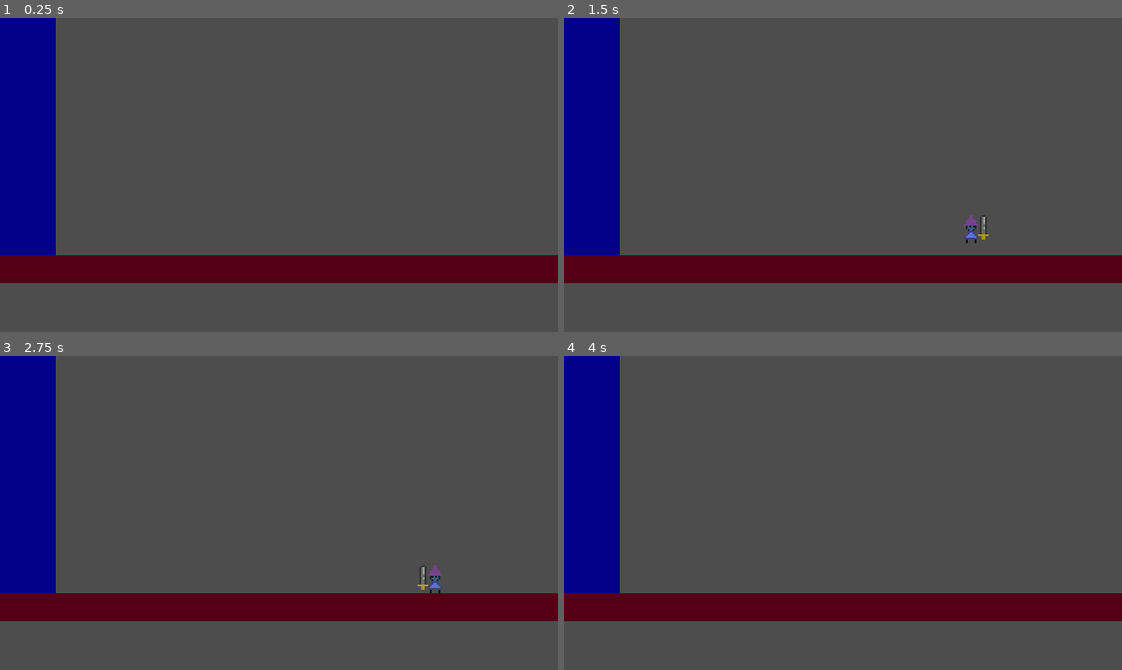
Above: before the commit, frames 1-4 (two rows, left to right).
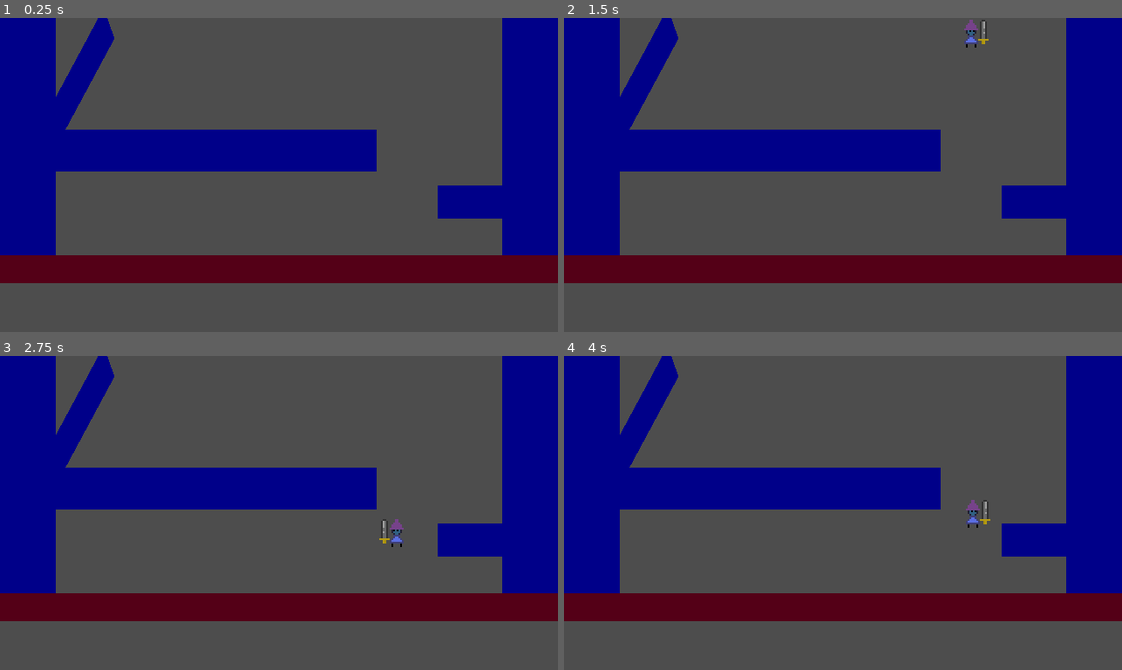
Above: after the commit, the same moments.

Repository: Vetle-Dyngeland/godot_platformer
Game: Godot game, scene res://scenes/world.tscn
Two runs of this game, one before a commit and one after it. Both use one fixed random seed, a clock stepped at 60 frames per second and the inputs below.
Inputs:
- Up to frame 1 (0.25 s): no input
- Up to frame 2 (1.5 s): tap Enter at 0.5 s; hold Right (move_right) from 0.53 s (still down); tap X (attack) at 0.6 s; tap C (jump) at 0.77, 0.8, 1.07, 1.35 s
- Up to frame 3 (2.75 s): tap C (jump) at 1.52, 1.82, 2.3 s; tap X (attack) at 1.55, 2.1 s; release Right (move_right) at 2.03 s; hold Left (move_left) from 2.03 s (still down)
- Up to frame 4 (4 s): release Left (move_left) at 2.78 s; hold Right (move_right) from 2.78 s (still down); tap X (attack) at 2.85 s; tap C (jump) at 3.02, 3.32, 3.6, 3.77 s

The runs differ from the first frame. In frame 1, 18% of the frame differs, in the area x 10-100%, y 0-76%; in frame 2, 18%; in frame 3, 18%; in frame 4, 18%.

Commit message:
player stuffs

Diff:
--- a/scenes/sword.tscn
+++ b/scenes/sword.tscn
@@ -66,6 +66,9 @@
 "sword_attack": SubResource("Animation_fjmy3")
 }
 
+[sub_resource type="RectangleShape2D" id="RectangleShape2D_5pq0p"]
+size = Vector2(4, 15)
+
 [node name="Sword" type="Sprite2D"]
 texture = ExtResource("1_b7ve0")
 script = ExtResource("2_bgwyc")
@@ -74,3 +77,9 @@
 libraries = {
 "weapons": SubResource("AnimationLibrary_qh38j")
 }
+
+[node name="Area2D" type="Area2D" parent="."]
+
+[node name="CollisionShape2D" type="CollisionShape2D" parent="Area2D"]
+position = Vector2(0, 0.5)
+shape = SubResource("RectangleShape2D_5pq0p")
--- a/scenes/world.tscn
+++ b/scenes/world.tscn
@@ -28,5 +28,57 @@
 position = Vector2(160, 136)
 polygon = PackedVector2Array(-128, -136, -128, 0, -160, 0, -160, -136)
 
+[node name="Roof2" type="StaticBody2D" parent="Environment"]
+position = Vector2(72, 0)
+rotation = 2.06442
+scale = Vector2(0.414729, 0.769093)
+skew = 0.72993
+
+[node name="Polygon2D" type="Polygon2D" parent="Environment/Roof2"]
+position = Vector2(160, 136)
+color = Color(0, 0, 0.54, 1)
+polygon = PackedVector2Array(56, -136, 56, -112, -128, -112, -128, -136)
+
+[node name="CollisionPolygon2D" type="CollisionPolygon2D" parent="Environment/Roof2"]
+position = Vector2(160, 136)
+polygon = PackedVector2Array(56, -136, 56, -112, -128, -112, -128, -136)
+
+[node name="Roof3" type="StaticBody2D" parent="Environment"]
+position = Vector2(240, 96)
+scale = Vector2(0.349339, 0.791657)
+
+[node name="Polygon2D" type="Polygon2D" parent="Environment/Roof3"]
+position = Vector2(160, 136)
+color = Color(0, 0, 0.54, 1)
+polygon = PackedVector2Array(56, -136, 56, -112, -128, -112, -128, -136)
+
+[node name="CollisionPolygon2D" type="CollisionPolygon2D" parent="Environment/Roof3"]
+position = Vector2(160, 136)
+polygon = PackedVector2Array(56, -136, 56, -112, -128, -112, -128, -136)
+
+[node name="Wall2" type="StaticBody2D" parent="Environment"]
+position = Vector2(288, 0)
+
+[node name="Polygon2D" type="Polygon2D" parent="Environment/Wall2"]
+position = Vector2(160, 136)
+color = Color(0, 0, 0.54, 1)
+polygon = PackedVector2Array(-128, -136, -128, 0, -160, 0, -160, -136)
+
+[node name="CollisionPolygon2D" type="CollisionPolygon2D" parent="Environment/Wall2"]
+position = Vector2(160, 136)
+polygon = PackedVector2Array(-128, -136, -128, 0, -160, 0, -160, -136)
+
+[node name="Roof" type="StaticBody2D" parent="Environment"]
+position = Vector2(0, 64)
+
+[node name="Polygon2D" type="Polygon2D" parent="Environment/Roof"]
+position = Vector2(160, 136)
+color = Color(0, 0, 0.54, 1)
+polygon = PackedVector2Array(56, -136, 56, -112, -128, -112, -128, -136)
+
+[node name="CollisionPolygon2D" type="CollisionPolygon2D" parent="Environment/Roof"]
+position = Vector2(160, 136)
+polygon = PackedVector2Array(56, -136, 56, -112, -128, -112, -128, -136)
+
 [node name="Player" parent="." instance=ExtResource("1_xo1u8")]
 position = Vector2(152, 0)
--- a/scripts/player/movement/jumper.gd
+++ b/scripts/player/movement/jumper.gd
@@ -79,4 +79,7 @@
     _can_release_jump = true
 
     # Actually jump
-    _body.velocity += jump_force
+    _body.velocity.x += jump_force.x
+    if _body.velocity.y > jump_force.y:
+        _body.velocity.y = jump_force.y
+    else: _body.velocity.y += jump_force.y
--- a/scripts/player/player.gd
+++ b/scripts/player/player.gd
@@ -11,8 +11,8 @@
 @export var max_speed_acceleration_divi := 1.5 # How much acceleration is divided with (along with how much over the "max" is) when over "max" speed
 
 @export_category("Jumper")
-@export var jump_force := 250.0
-@export var walljump_force := Vector2(250.0, 200.0)
+@export var jump_force := 300.0
+@export var walljump_force := Vector2(150.0, 250.0)
 @export var jump_release_multi := 0.35
 @export var coyote_time := 0.175
 @export var jump_buffer_time := 0.2
@@ -60,18 +60,16 @@
         held_down_fall_velocity_multi
     )
 
-    var sprite: Sprite2D = null
-    for child in get_children():
-        if child is Sprite2D:
-            sprite = child
-    if sprite == null:
-        print("You need a Sprite2D attached to the player")
-
     visuals = PlayerVisuals.new(
-        sprite,
+        get_node_of_type(Sprite2D),
     )
 
     weapons = WeaponHolder.new($"./Sprite/Weapon Holder")
+
+func get_node_of_type(type):
+    for child in get_children():
+        if typeof(child) == typeof(type):
+            return child
 
 
 func _process(_delta: float) -> void:
--- a/scripts/player/visuals.gd
+++ b/scripts/player/visuals.gd
@@ -6,18 +6,27 @@
     _sprite = sprite
 
 func update(input: float) -> void:
+    # If moved and changed direction, flip the sprite
     var should_flip_sprite = input != 0 && input < 0 != _sprite.flip_h
 
     if should_flip_sprite:
-        _flip_sprite(input)
+        _flip_sprite(input < 0)
 
-func _flip_sprite(input: float):
-    _sprite.flip_h = input < 0
+func _flip_sprite(value: bool):
+    _sprite.flip_h = value
 
+    # First, only mirror positions of the top node to avoid double flipping
     for child in _sprite.get_children():
         if !(child is Node2D): continue
-
         child.position.x = -child.position.x
 
-        if !(child is Sprite2D): continue
-        child.flip_h = input < 0
+    # But flip sprites of all children, since it doesnt apply to further children
+    for child in get_all_children(_sprite):
+        if !child is Sprite2D: continue
+        child.flip_h = value
+
+func get_all_children(node, arr := []):
+    arr.append(node)
+    for child in node.get_children():
+        arr = get_all_children(child, arr)
+    return arr
--- a/scripts/weapons/weapon.gd
+++ b/scripts/weapons/weapon.gd
@@ -15,7 +15,6 @@
 
 func _get_animation_player():
     for child in get_children():
-        print(child)
         if child is AnimationPlayer:
             _anim_player = child
             return
@@ -42,4 +41,3 @@
     attacking = true
     _anim_player.play("weapons/sword_attack")
     _anim_player.speed_scale = _anim_player.current_animation_length / (1.0 / attack_rate)
-    print("Attack")
Not shown: 1 places in scenes/sword.tscn that only renumber resources
